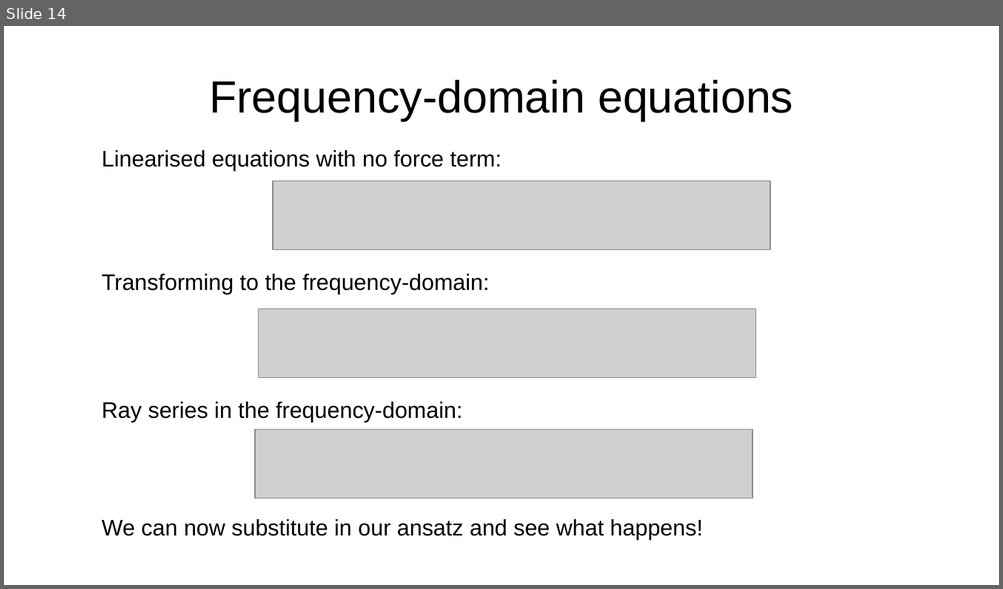
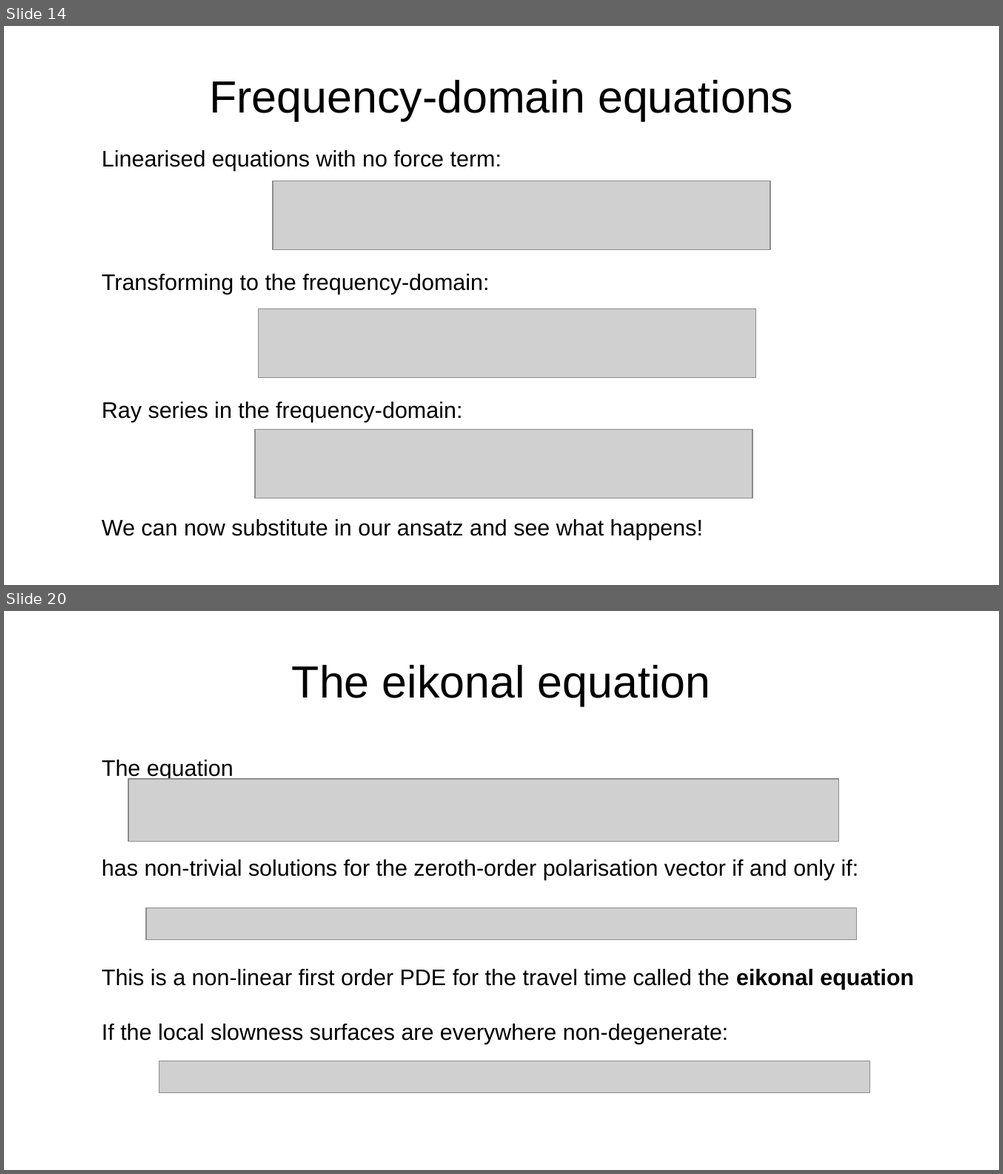
Before and after one commit to da380/PEPLectures, a slide deck: slides/slides5.odp. Shown one above the other, each under a label of ours: slide 14 before the commit, slides 14 and 20 after it; the slides between them are not shown. The pictures are 1003x589 and 1003x1174 pixels, drawn with LibreOffice and Linux fonts; fonts in the diff are those of the drawing; grey boxes stand for pictures. Boxes give left, top, right and bottom in pixels: in the first picture for what was removed or moved away, otherwise in the second. Text is boxed around its words. In the diff, an @@ line names an element or a change of style, - is before the commit and + after.

```diff
--- a/slides/slides5.odp
+++ b/slides/slides5.odp
@@ slide 20 added at [4,611,999,1170], background #FFFFFF @@
@@ title added at [292,664,711,706], 36 pt, text #000000 @@
+The eikonal equation
@@ text added at [102,760,233,780], 18 pt, text #000000 @@
+The equation
@@ picture added at [128,779,839,842] @@
@@ text added at [102,860,859,880], 18 pt, text #000000 @@
+has non-trivial solutions for the zeroth-order polarisation vector if and only if:
@@ picture added at [145,908,856,940] @@
@@ text added at [102,969,913,1044], 18 pt, text #000000 @@
+This is a non-linear first order PDE for the travel time called the eikonal equation
+If the local slowness surfaces are everywhere non-degenerate:
@@ picture added at [159,1062,870,1093] @@
```
Also in this commit, not shown: 1 slide changed, 12 other slides added, 4 other files.
